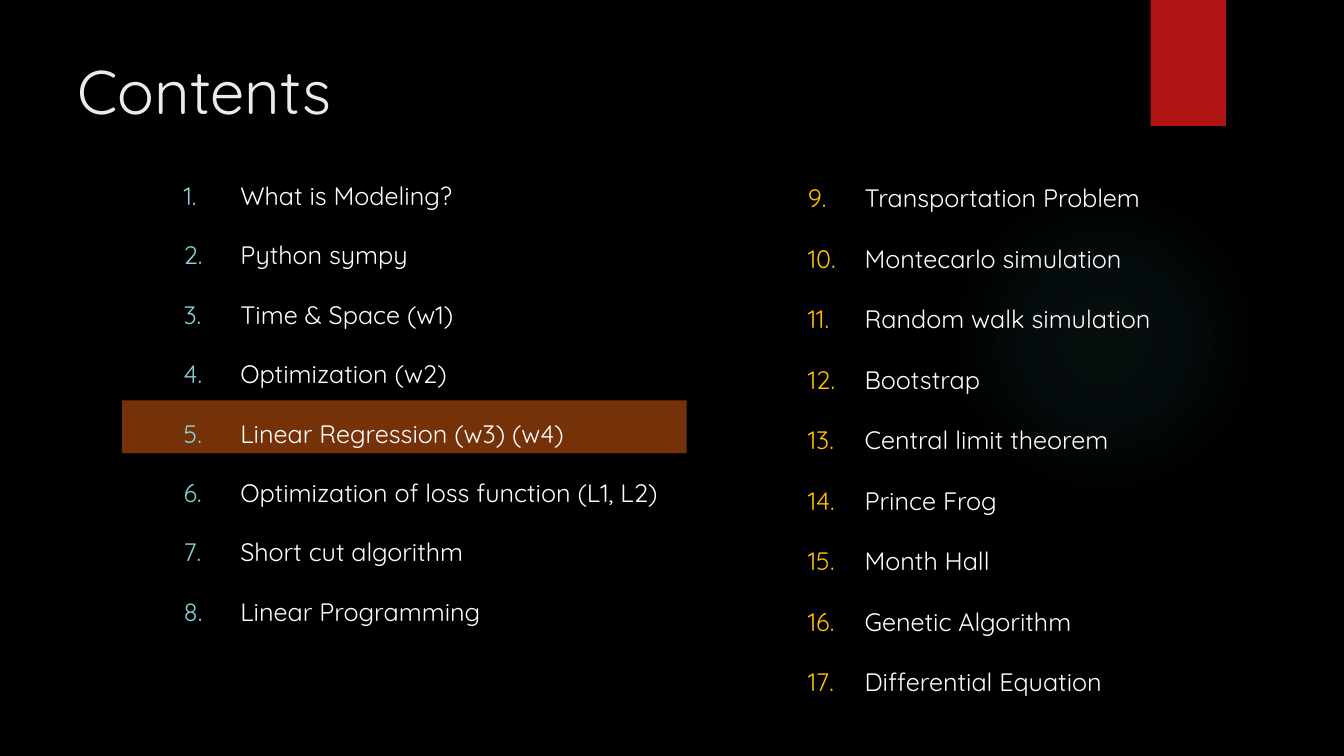
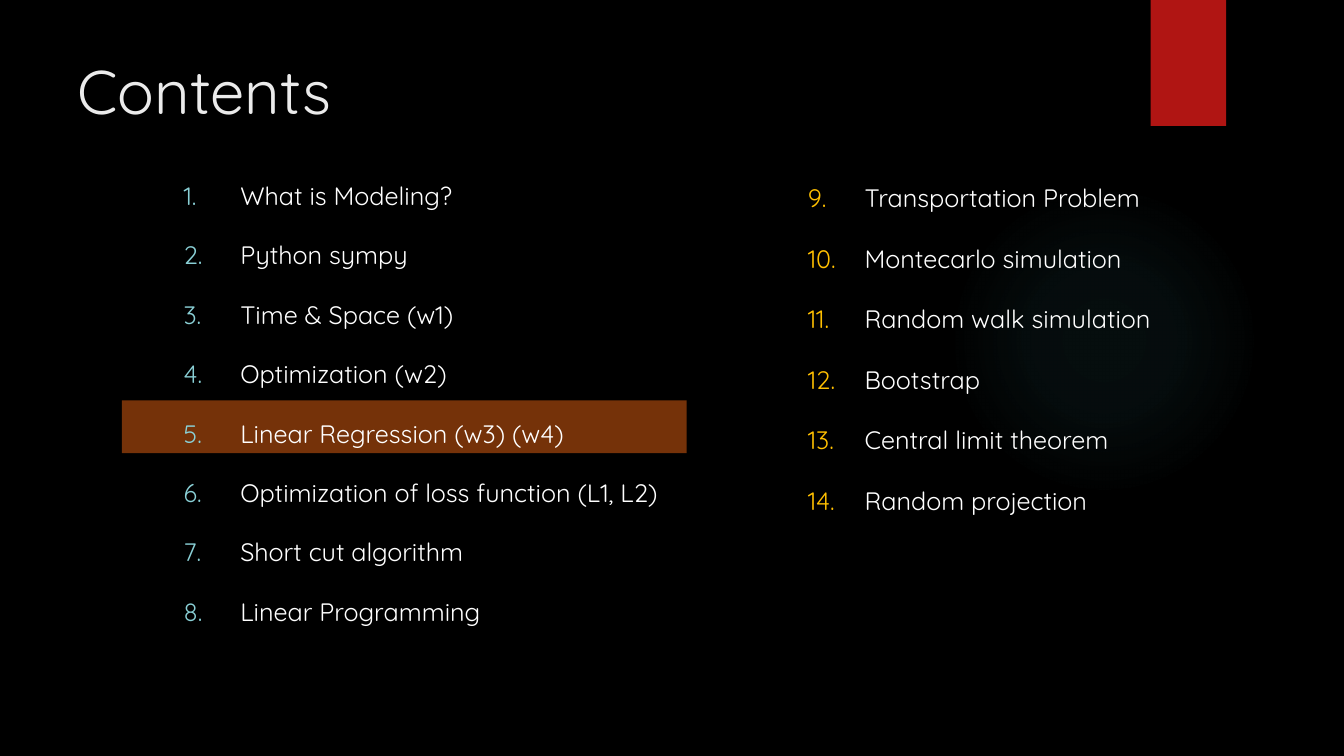
Before and after one commit to ancestor9/mathematics-for-machine-learning, a slide deck: slide 32 of Calculus/Modeling_Simulation_1.pptx. Drawn at 1344x756 pixels with LibreOffice and Linux fonts; fonts in the diff are those of the drawing; background and template pictures are left out. Boxes give left, top, right and bottom in pixels: in the first picture for what was removed or moved away, otherwise in the second. Text is boxed around its words. In the diff, an @@ line names an element or a change of style, - is before the commit and + after.

```diff
--- a/Calculus/Modeling_Simulation_1.pptx
+++ b/Calculus/Modeling_Simulation_1.pptx
@@ text at box(865, 491, 1087, 515): text changed @@
-14. Prince Frog
-15. Month Hall
-16. Genetic Algorithm
-17. Differential Equation
+14. Random projection
```
Also in this commit, not shown: 7 other slides changed, 11 slides removed, 1 other file.
